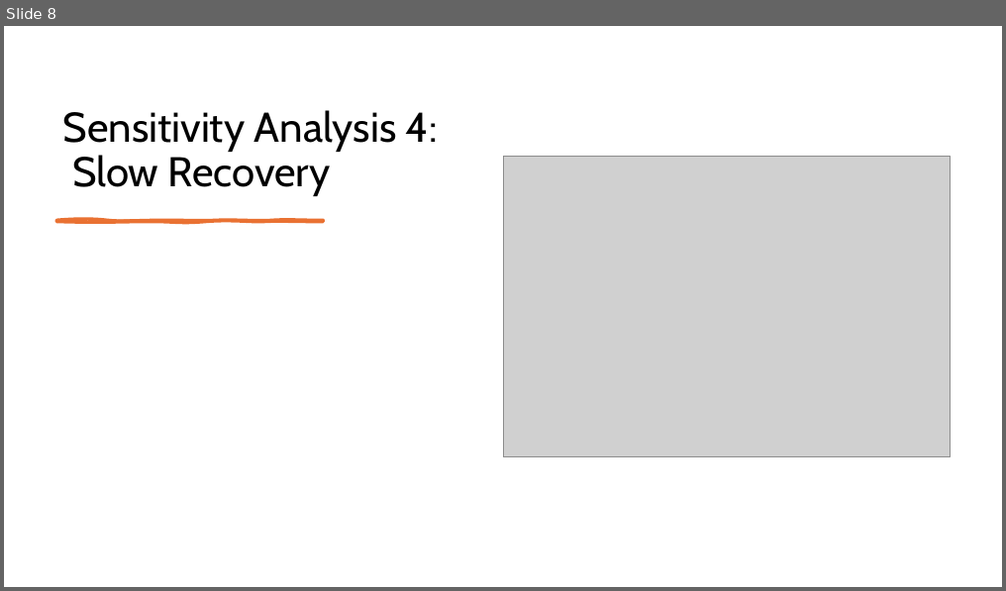
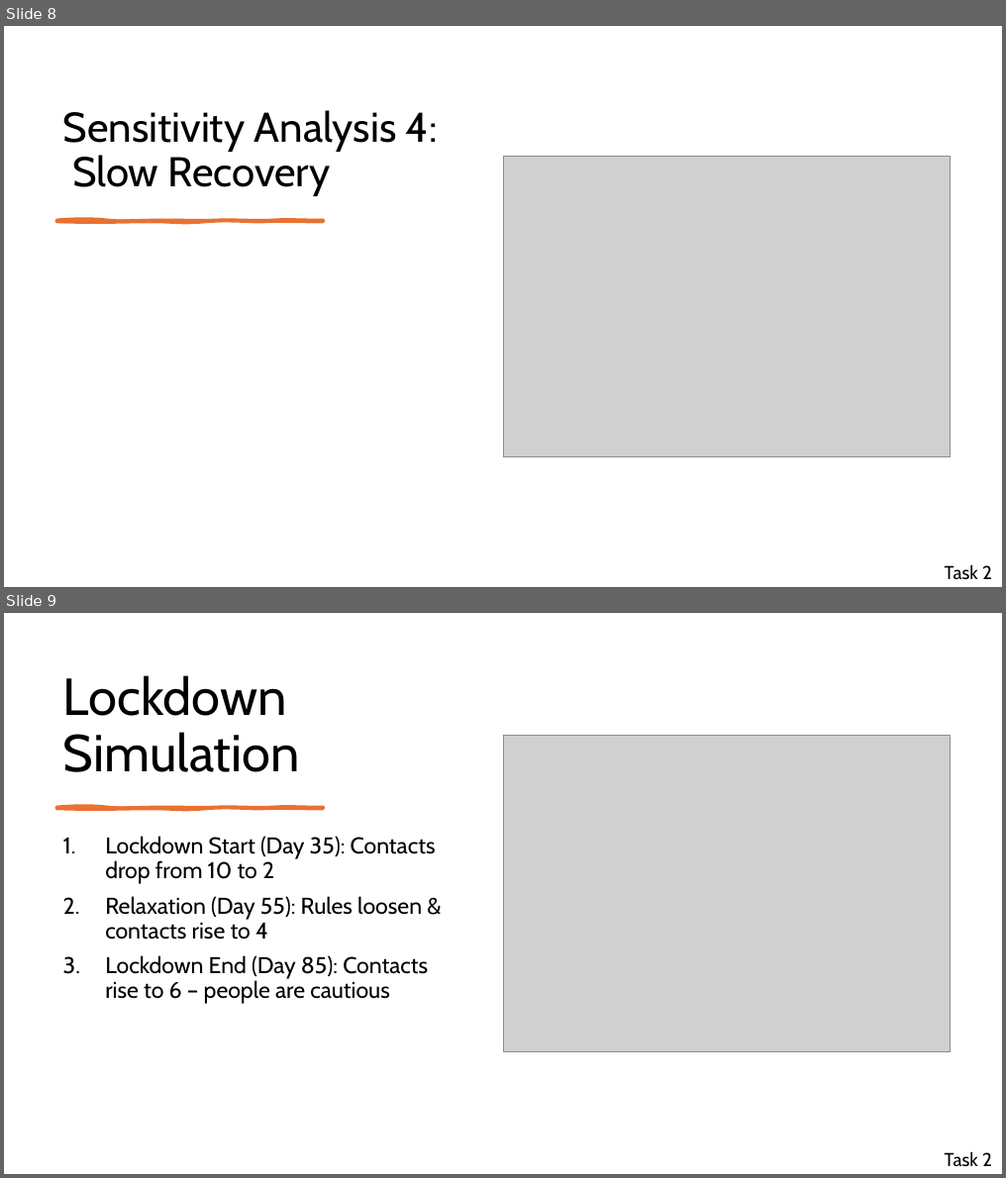
Before and after one commit to millas1/modsim, a slide deck: modsimpresentation.pptx. Shown one above the other, each under a label of ours: slide 8 before the commit, slides 8 and 9 after it. The pictures are 1006x591 and 1006x1178 pixels, drawn with LibreOffice and Linux fonts; fonts in the diff are those of the drawing; grey boxes stand for pictures. Boxes give left, top, right and bottom in pixels: in the first picture for what was removed or moved away, otherwise in the second. Text is boxed around its words. In the diff, an @@ line names an element or a change of style, - is before the commit and + after.

```diff
--- a/modsimpresentation.pptx
+++ b/modsimpresentation.pptx
@@ slide 9 added at box(4, 613, 1002, 1174), background #FFFFFF @@
@@ title added at box(63, 675, 300, 772), 50 pt, text #000000 @@
+Lockdown Simulation
@@ picture added at box(503, 736, 950, 1052) @@
@@ freeform shape added at box(56, 808, 323, 809), fill #E97132, outline #E97132 3 pt @@
@@ text added at box(105, 836, 436, 1004), 22 pt, text #000000 @@
+1. Lockdown Start (Day 35): Contacts drop from 10 to 2
+2. Relaxation (Day 55): Rules loosen & contacts rise to 4
+3. Lockdown End (Day 85): Contacts rise to 6 – people are cautious
@@ text added at box(944, 1152, 992, 1166), 18 pt, text #000000 @@
+Task 2
@@ slide 8 changed as well @@
@@ text added at box(944, 565, 992, 579), 18 pt, text #000000 @@
+Task 2
```
Also in this commit, not shown: 8 other slides changed, 7 other slides added, 3 slides removed.
